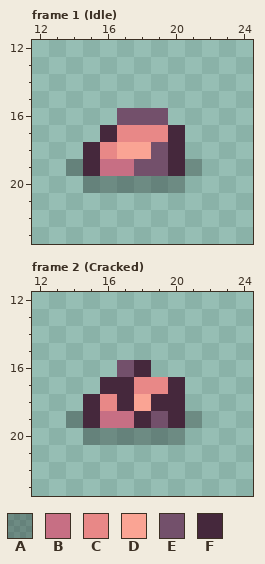
Pixel-art file, stored at game/theslimeking/Assets/External/AssetStore/SlimeMec/_Art/Sprites/Environment/env_brown_rockF2.aseprite. The picture above was drawn from the file before the commit.
32x32 pixels, 10 frames. Pixels under 10% opacity are left out. Shown: frame 1 (Idle): x 12..24, y 12..23; frame 2 (Cracked): x 12..24, y 12..23. The commit also changed other frames, which this record leaves out.
Palette (. is transparent): A #00000045  B #c76f84  C #e88887  D #faa494  E #73506b  F #45283c
The same view after the edit:
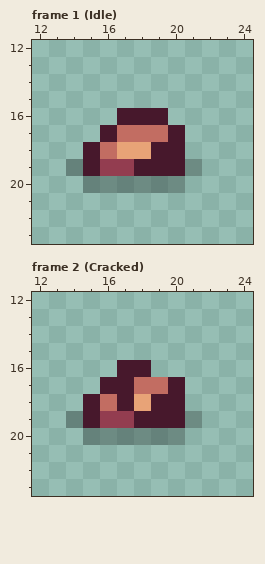
The exact change:
Colour B changes from #c76f84 to #933d50.
Colour C changes from #e88887 to #c26d62.
Colour D changes from #faa494 to #e8a377.
Colour F changes from #45283c to #47182c.
Frame 1 (Idle):
Colour E gives way to colour F in row 16 at x 17 to 19; in row 18 at x 19; in row 19 at x 18 to 19.
Frame 2 (Cracked):
Colour E gives way to colour F in row 16 at x 17; in row 19 at x 19.
Changed places in both pictures, as pixel boxes (x1, y1, x2, y2):
changed: (83, 108, 185, 176)
changed: (83, 360, 185, 428)
